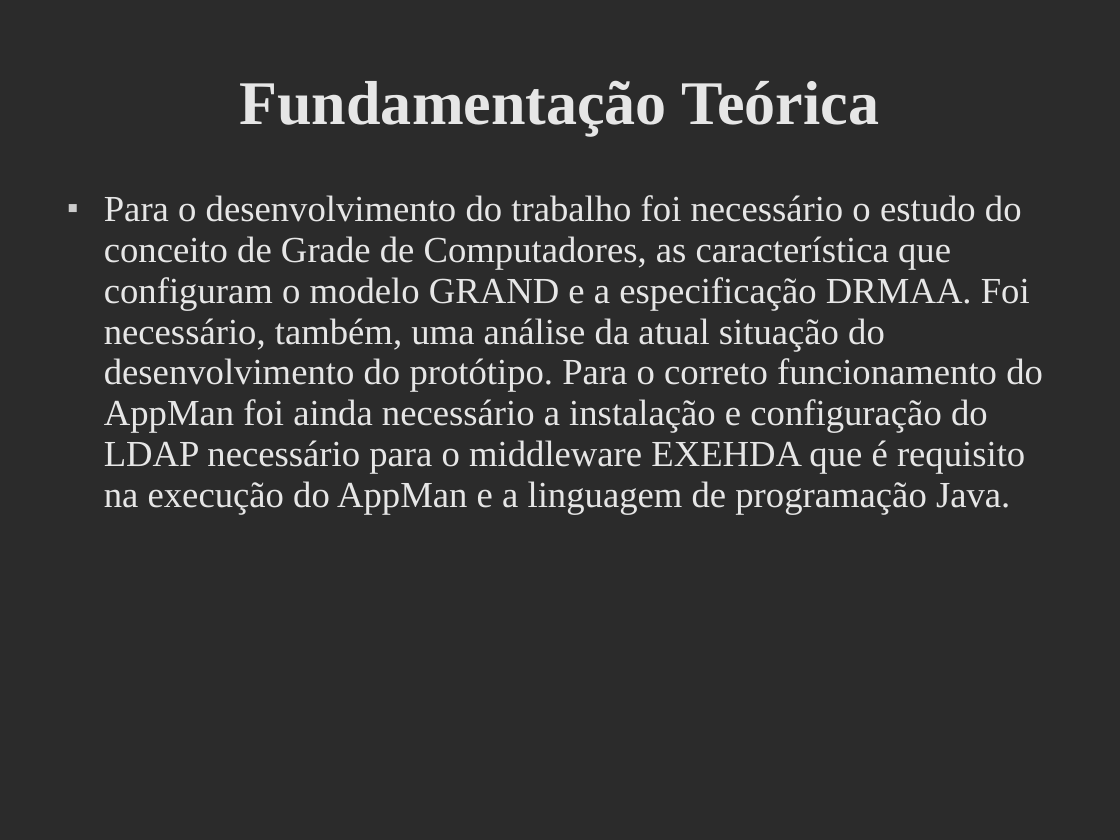
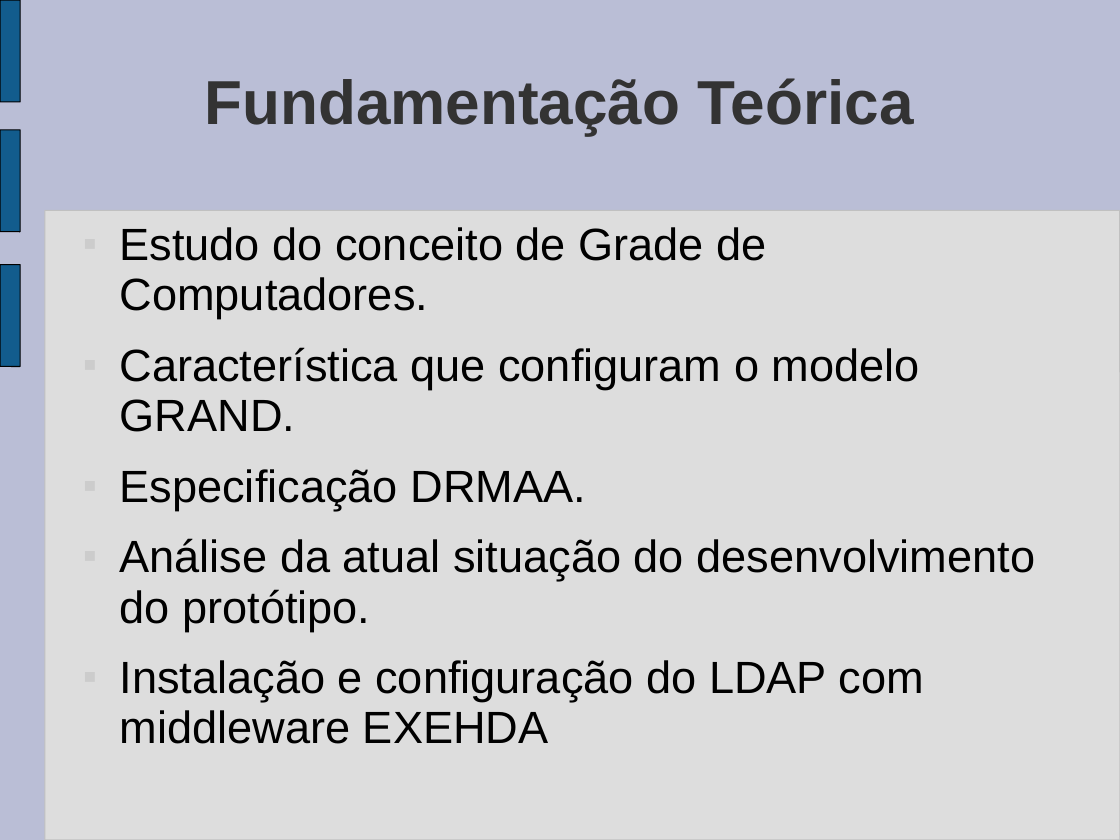
Before and after one commit to tonismar/tcc-tonismar, a slide deck: slide 7 of TCC/Monografia/SeminarioAndamento.ppt (slide 5 before the commit). Drawn at 1120x840 pixels with LibreOffice and Linux fonts; fonts in the diff are those of the drawing; background and template pictures are left out; a plain dark background stands for a picture behind light text. Boxes give left, top, right and bottom in pixels: in the first picture for what was removed or moved away, otherwise in the second. Text is boxed around its words. In the diff, an @@ line names an element or a change of style, - is before the commit and + after.

Commit message:
Ajustes para apresentação do seminário.

```diff
--- a/TCC/Monografia/SeminarioAndamento.ppt
+++ b/TCC/Monografia/SeminarioAndamento.ppt
@@ background picture (left out) to #BABED6 @@
@@ freeform shape added at [0,0,20,102], fill #125C8D, outline #000000 0.74 pt @@
@@ title "Fundamentação Teórica" at [205,78,913,135]: font Times New Roman to Arial, text colour #E6E6E6 to #333333 @@
@@ freeform shape added at [0,130,20,232], fill #125C8D, outline #000000 0.74 pt @@
@@ rounded rectangle added at [45,210,1120,840], fill #DDDDDD, outline #C0C0C0 0.74 pt @@
@@ text at [120,227,1036,744]: text changed; size 26 to 32 pt; font Times New Roman to Arial; text colour #E6E6E6 to #000000 @@
-■ Para o desenvolvimento do trabalho foi necessário o estudo do conceito de Grade de Computadores, as característica que configuram o modelo GRAND e a especificação DRMAA. Foi necessário, também, uma análise da atual situação do desenvolvimento do protótipo. Para o correto funcionamento do AppMan foi ainda necessário a instalação e configuração do LDAP necessário para o middleware EXEHDA que é requisito na execução do AppMan e a linguagem de programação Java.
+■ Estudo do conceito de Grade de Computadores.
+■ Característica que configuram o modelo GRAND.
+■ Especificação DRMAA.
+■ Análise da atual situação do desenvolvimento do protótipo.
+■ Instalação e configuração do LDAP com middleware EXEHDA
@@ freeform shape added at [0,264,20,366], fill #125C8D, outline #000000 0.74 pt @@
```
Also in this commit, not shown: 8 other slides changed, 2 slides added.
